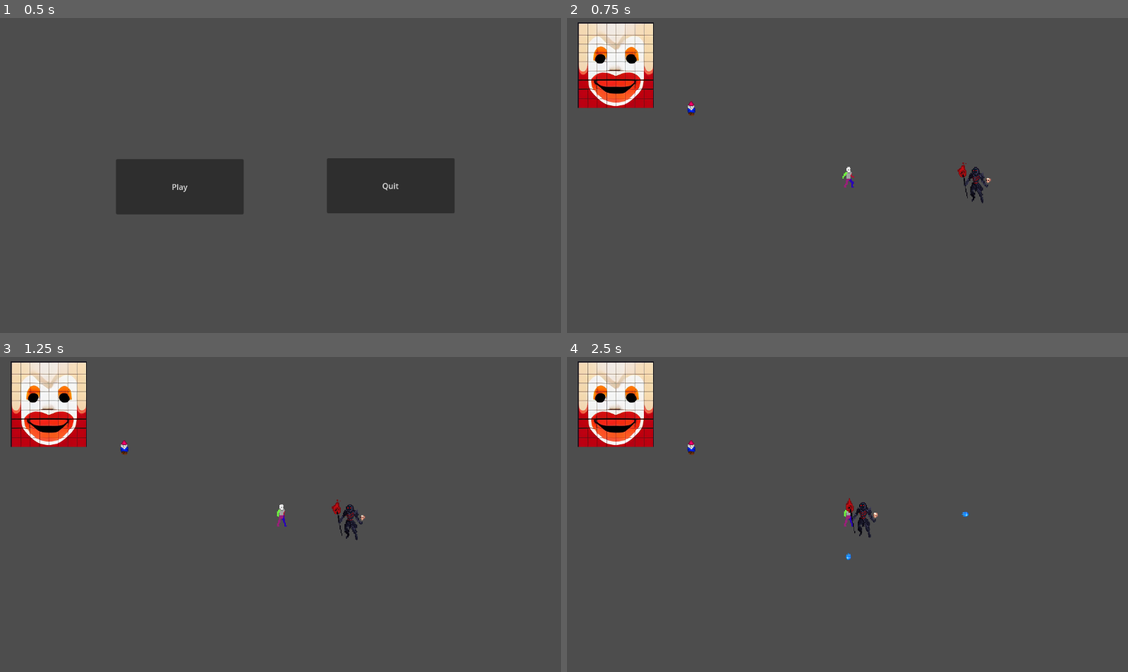
Above: before the commit, frames 1-4 (two rows, left to right).
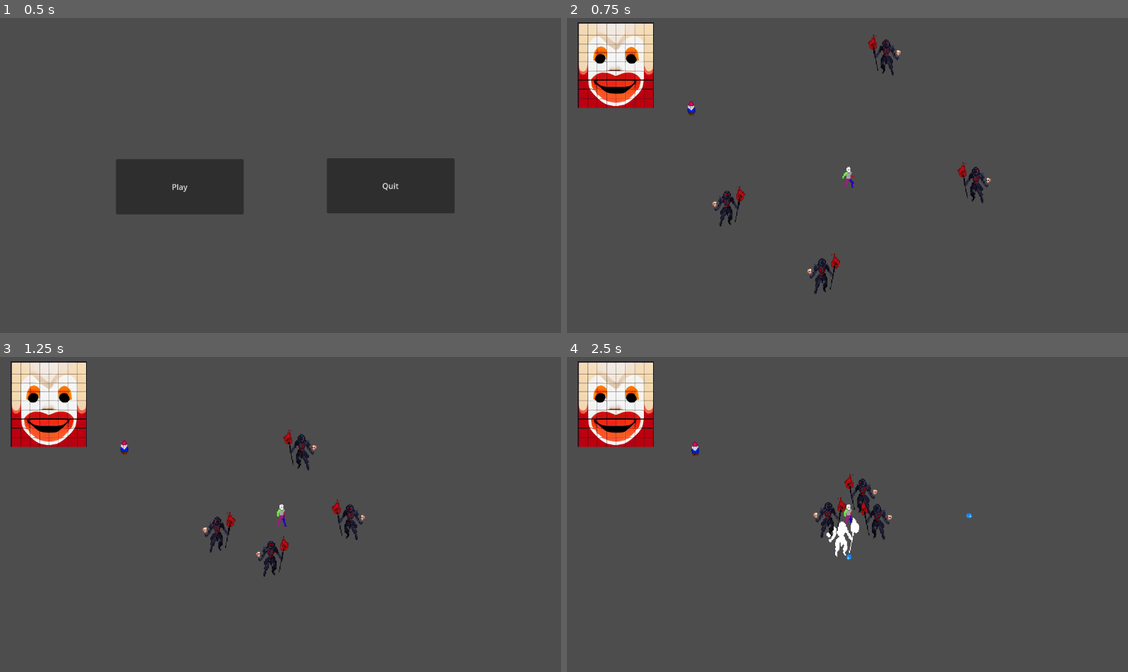
Above: after the commit, the same moments.

Repository: bburciaga/giggle-gauntlet
Game: Godot game, scene res://menus/title/Title.tscn
The game is run twice, just before and just after one commit, with the same random seed, the same clock (stepped at 60 frames per second) and the same inputs.
Inputs:
- Up to frame 1 (0.5 s): no input
- Up to frame 2 (0.75 s): click "Play" at 0.5 s
- Up to frame 3 (1.25 s): no input
- Up to frame 4 (2.5 s): tap Enter (ui_accept) at 1.25, 1.52, 2.27 s; hold Right (arrow_right) 1.28-2.03 s; hold Down (arrow_down) from 2.03 s (still down)

Frame 1 is identical in both runs. In frame 2, 0.8% of the frame differs, in the area x 25-60%, y 5-88%; in frame 3, 0.8%; in frame 4, 1.3%, in the area x 21-73%, y 26-65%.

Commit message:
Implement Squirt game with area enter function

Diff:
--- a/entities/player/Player.gd
+++ b/entities/player/Player.gd
@@ -30,7 +30,8 @@
 	shoot()
 
 func _on_gnome_hit_area_entered(area):
-	enemy.take_damage()
+	if (area.is_in_group("Enemies")):
+		area.take_damage()
 
 # Input Functions
 
--- a/entities/projectiles/Water.gd
+++ b/entities/projectiles/Water.gd
@@ -9,5 +9,4 @@
 	position += transform.x * speed * delta
 
 func _on_area_entered(area):
-	get_node("../Enemy").take_damage()
-	pass # Replace with function body.
+	area.take_damage()
--- a/scenes/gauntlet/Gauntlet.tscn
+++ b/scenes/gauntlet/Gauntlet.tscn
@@ -114,6 +114,15 @@
 [node name="Enemy" parent="." instance=ExtResource("3_6uynd")]
 position = Vector2(678, 304)
 
+[node name="Enemy3" parent="." instance=ExtResource("3_6uynd")]
+position = Vector2(448, 444)
+
+[node name="Enemy4" parent="." instance=ExtResource("3_6uynd")]
+position = Vector2(309, 339)
+
+[node name="Enemy2" parent="." instance=ExtResource("3_6uynd")]
+position = Vector2(546, 116)
+
 [node name="Gnome" parent="." instance=ExtResource("4_5obuh")]
 position = Vector2(288, 213)
 
Not shown: 1 places in scenes/gauntlet/Gauntlet.tscn that only renumber resources
